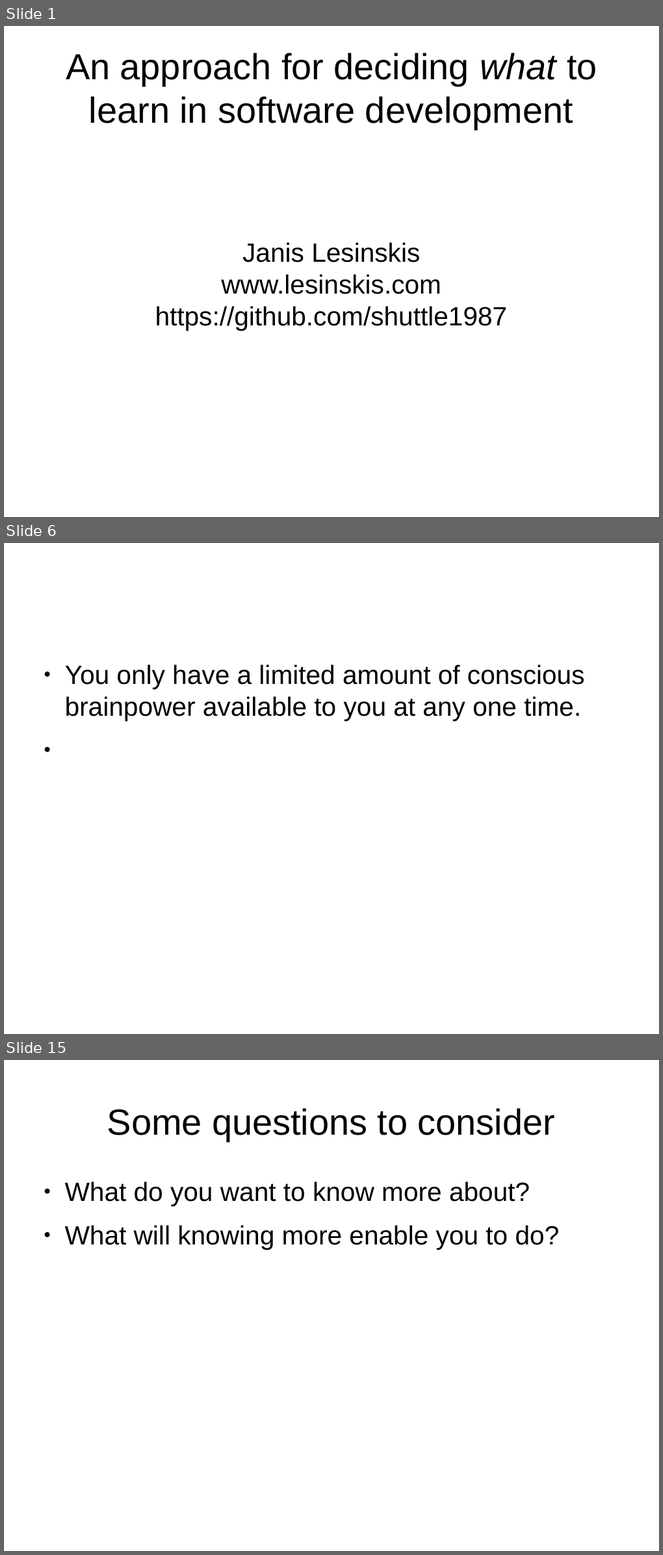
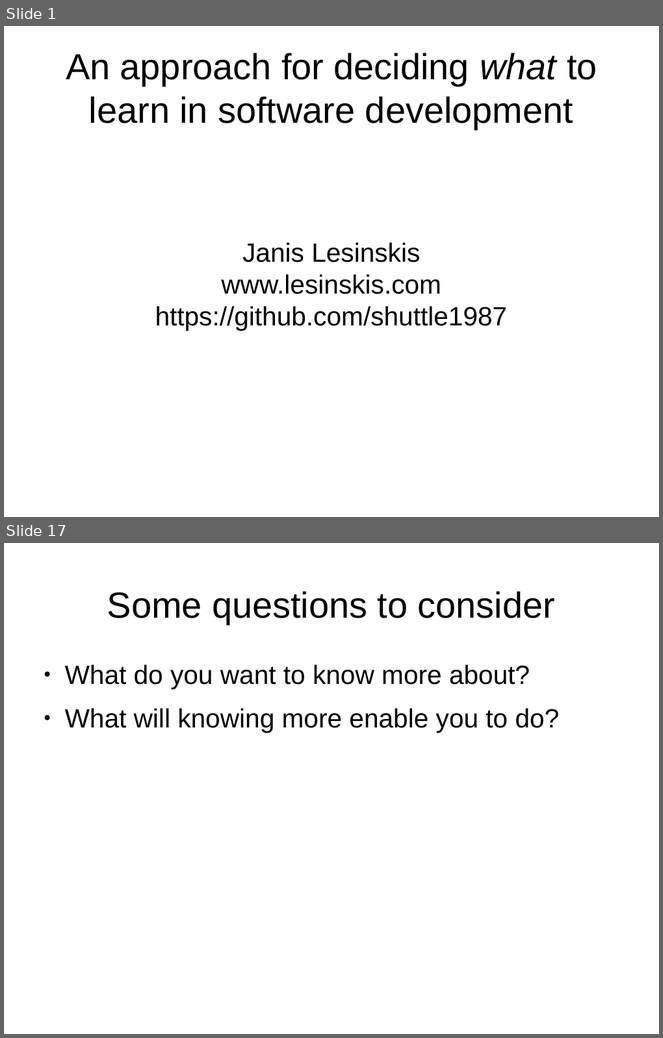
Before and after one commit to shuttle1987/CompCon2016, a slide deck: Slides.odp. Shown one above the other, each under a label of ours: slides 1, 6 and 15 before the commit, slides 1 and 17 after it; the slides between them are not shown. The pictures are 663x1555 and 663x1038 pixels, drawn with LibreOffice and Linux fonts; fonts in the diff are those of the drawing. Boxes give left, top, right and bottom in pixels: in the first picture for what was removed or moved away, otherwise in the second. Text is boxed around its words. In the diff, an @@ line names an element or a change of style, - is before the commit and + after.

```diff
--- a/Slides.odp
+++ b/Slides.odp
@@ slide 6 removed at bbox=[4, 543, 659, 1034], background #FFFFFF @@
@@ text removed at bbox=[65, 665, 585, 721] @@
-● You only have a limited amount of conscious brainpower available to you at any one time.
@@ what was slide 15 is now slide 17 @@
```
Also in this commit, not shown: 5 slides changed, 8 slides added, 5 other slides removed.
